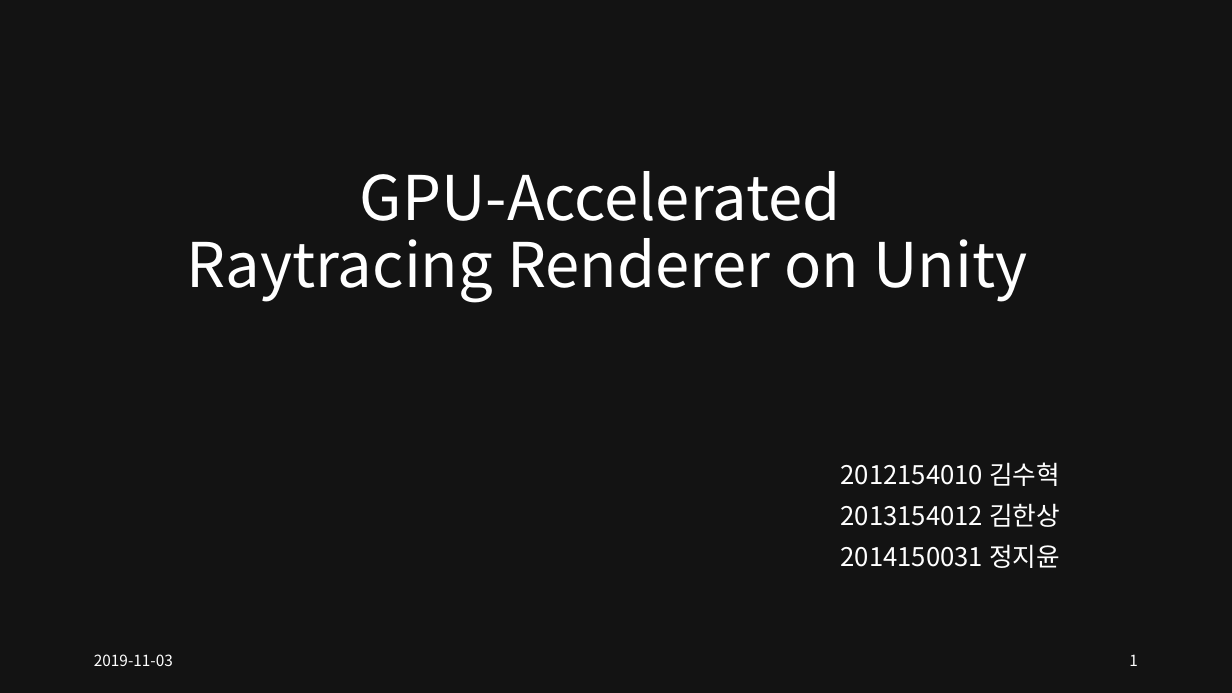
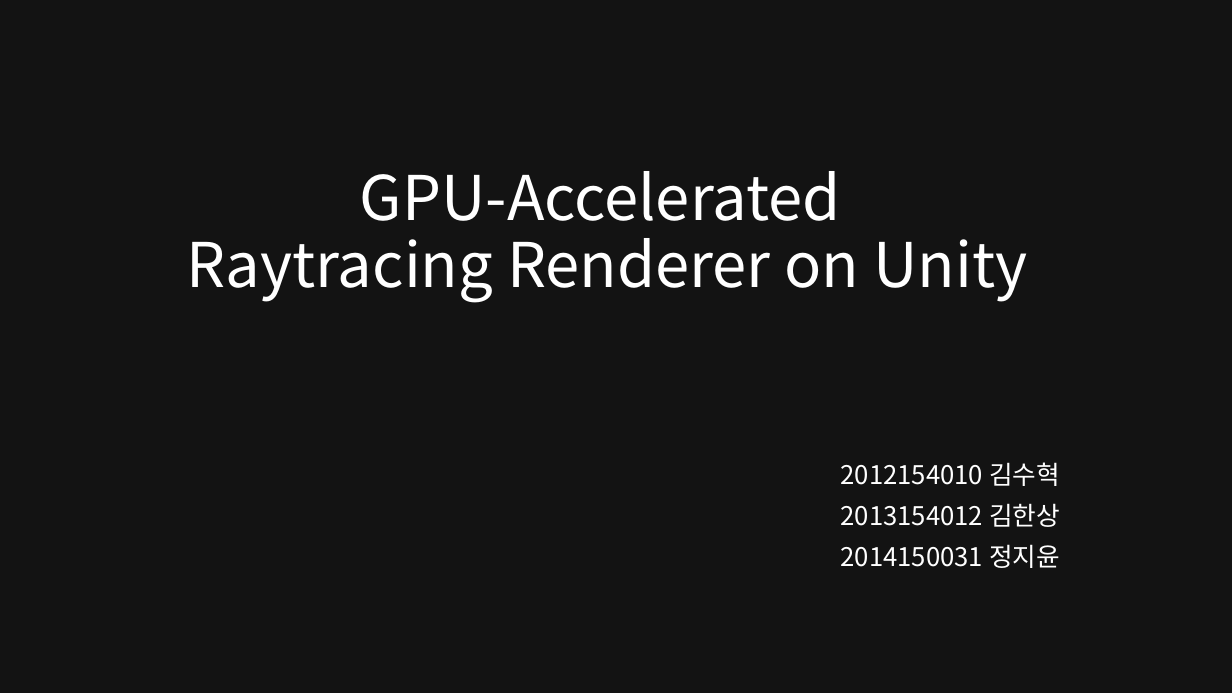
Before and after one commit to SEETHELGIHT/CapstonePlanning, a slide deck: slide 1 of doc/GPU-Accelerated_Ray_Tracing.pptx. Drawn at 1232x693 pixels with LibreOffice and Linux fonts; fonts in the diff are those of the drawing. Boxes give left, top, right and bottom in pixels: in the first picture for what was removed or moved away, otherwise in the second. Text is boxed around its words. In the diff, an @@ line names an element or a change of style, - is before the commit and + after.

```diff
--- a/doc/GPU-Accelerated_Ray_Tracing.pptx
+++ b/doc/GPU-Accelerated_Ray_Tracing.pptx
@@ text removed at bbox=[94, 654, 173, 666] @@
-2019-11-03
@@ page number removed at bbox=[1129, 654, 1138, 666] @@
-1
```
Also in this commit, not shown: 8 other slides changed, 7 slides added.
